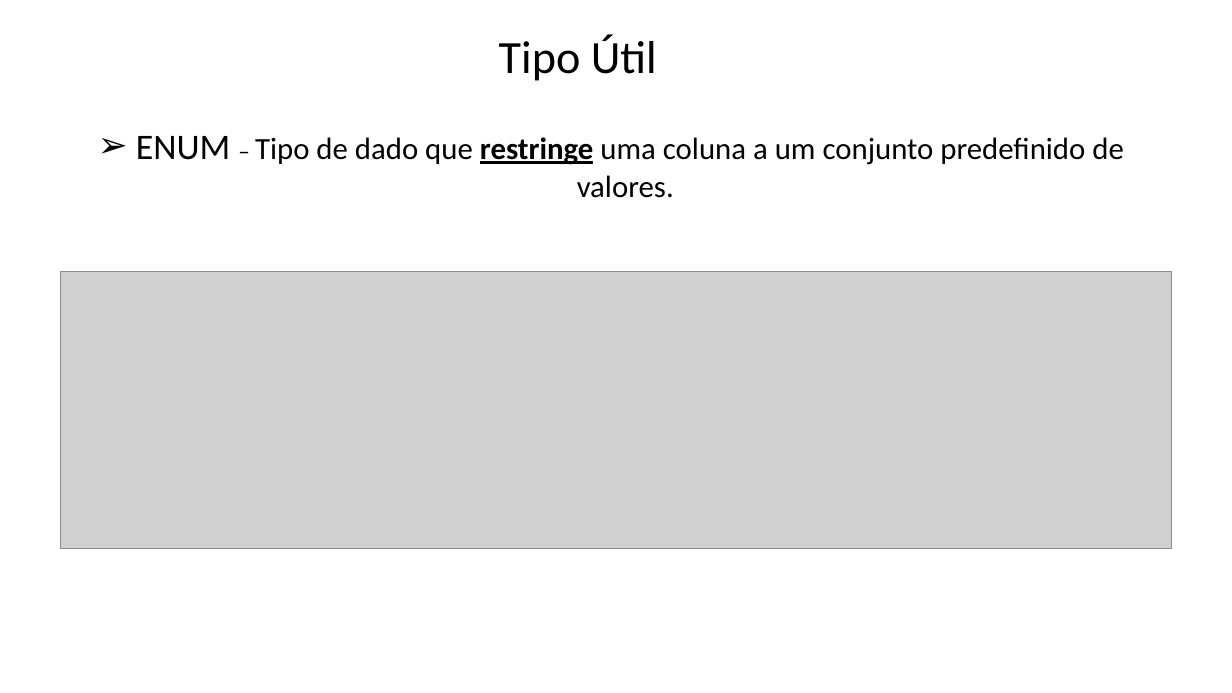
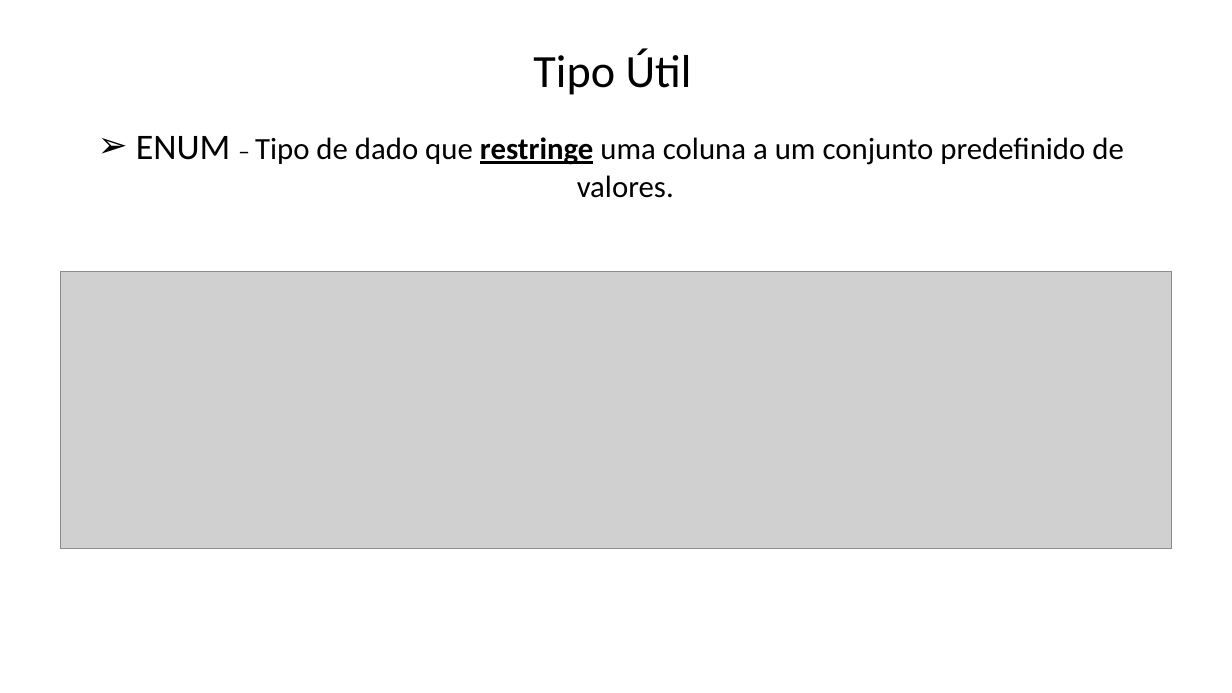
Before and after one commit to Felipe-Tagawa/C07-Monitoria, a slide deck: slide 13 of Aula 05/ComandosDDL.pptx. Drawn at 1232x693 pixels with LibreOffice and Linux fonts; fonts in the diff are those of the drawing; grey boxes stand for pictures; background and template pictures are left out. Boxes give left, top, right and bottom in pixels: in the first picture for what was removed or moved away, otherwise in the second. Text is boxed around its words. In the diff, an @@ line names an element or a change of style, - is before the commit and + after.

```diff
--- a/Aula 05/ComandosDDL.pptx
+++ b/Aula 05/ComandosDDL.pptx
@@ text "Tipo Útil": place and size @@
-text "Tipo Útil" at bbox=[499, 35, 657, 81]
+text "Tipo Útil" at bbox=[533, 48, 692, 95]
```
Also in this commit, not shown: 1 other slide changed, 1 slide added, 1 slide removed, 11 other files.
